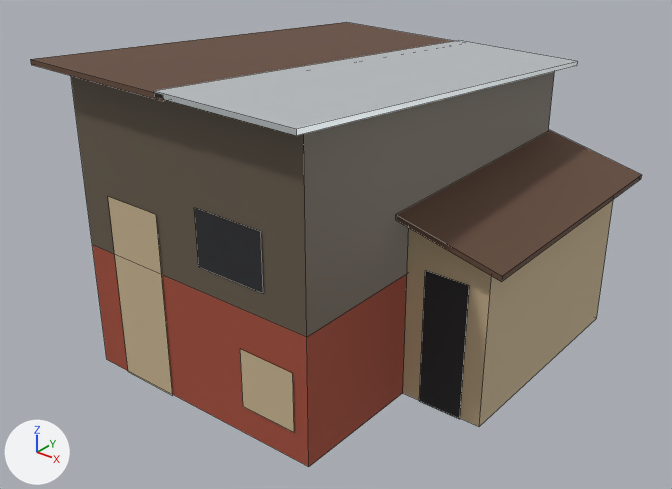
Two versions of the FBX model unity/Assets/Models/Buildings/a2014/0/fill4.fbx, one commit apart.
Rendered twice from a camera (50 mm lens) standing at (5.09, -6.81, 5.21) and looking at (-0.1, -0.32, 1.18). Lighting does not change. The marker at lower left points along +X, +Y and +Z. The picture after the commit comes second. Mesh edges are drawn as thin lines. Where no turn or scale is listed for an object, it has been applied to the vertices.

In view in the first picture: 'a2014/0/fill4'.
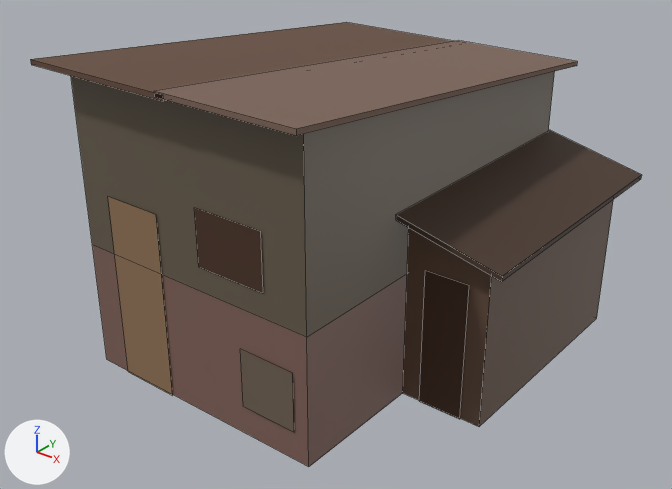
What changed in the scene script:
```text
Add mat_bd_roof_brown:
    mat_bd_roof_brown = principled_material('BD_ROOF_BROWN')
    mat_bd_roof_brown.base_color = (0.07, 0.04, 0.026)  # brown #4b382d
    mat_bd_roof_brown.roughness = 0.7
Add mat_bd_iron_dust:
    mat_bd_iron_dust = principled_material('BD_IRON_DUST')
    mat_bd_iron_dust.base_color = (0.205, 0.13, 0.098)  # brown #7d6558
    mat_bd_iron_dust.roughness = 0.9
Add mat_prop_bark:
    mat_prop_bark = principled_material('PROP_BARK')
    mat_prop_bark.base_color = (0.28, 0.17, 0.09)  # brown #907355
    mat_prop_bark.roughness = 0.9
Add mat_bd_dirt:
    mat_bd_dirt = principled_material('BD_DIRT')
    mat_bd_dirt.base_color = (0.155, 0.115, 0.08)  # brown #6e5f50
    mat_bd_dirt.roughness = 0.9
Add mat_bd_brick_wall:
    mat_bd_brick_wall = principled_material('BD_BRICK_WALL')
    mat_bd_brick_wall.base_color = (0.22, 0.123, 0.0992)  # brown #816259
Add mat_bd_tile_brown:
    mat_bd_tile_brown = principled_material('BD_TILE_BROWN')
    mat_bd_tile_brown.base_color = (0.13, 0.075, 0.048)  # brown #654d3e
    mat_bd_tile_brown.roughness = 0.6
Add mat_bd_charred_timber:
    mat_bd_charred_timber = principled_material('BD_CHARRED_TIMBER')
    mat_bd_charred_timber.base_color = (0.065, 0.028, 0.014)  # brown #482f1f
    mat_bd_charred_timber.roughness = 0.83
Change me_a2014_0_fill4:
    where me_a2014_0_fill4.from_pydata(...)  # 68 vertices, 35 faces; spans x -1.97..1.97, y -2.22..2.23, z 0.0..3.14
    used by ob_a2014_0_fill4; location = (0.0, 0.0, 0.0)
    me_a2014_0_fill4 part 1: all 4 faces that had it switch from mat_bd_red_brick (red #a54e3a) to mat_bd_brick_wall (brown #816259)
    me_a2014_0_fill4 part 2: all 2 faces centred in x -1.79..-1.1, y -1.99..-0.57, z 0.95..1.95 switch from mat_bd_wood_cut (beige #cab592) to mat_prop_bark (brown #907355)
    me_a2014_0_fill4 part 3: the 1 face centred in x 0.47, y -1.99, z 0.6 switches from mat_bd_wood_cut (beige #cab592) to mat_bd_dirt (brown #6e5f50)
    me_a2014_0_fill4 part 4: all 3 faces centred in x 1.35..1.78, y -0.57..1.93, z 0.85..0.9 switch from mat_bd_wood_cut (beige #cab592) to mat_bd_tile_brown (brown #654d3e)
    me_a2014_0_fill4 part 5: all 2 faces that had it switch from mat_bd_charcoal_roof (black #292a2d) to mat_bd_charred_timber (brown #482f1f)
    me_a2014_0_fill4 part 6: all 2 faces centred in x 0.35, y 0.0, z 2.87..2.92 switch from mat_bd_metal_panel (white #dfe5e7) to mat_bd_iron_dust (brown #7d6558)
    me_a2014_0_fill4 part 7: the 1 face centred in x 0.35, y -2.22, z 3.12 switches from mat_bd_metal_panel (white #dfe5e7) to mat_bd_iron_dust (brown #7d6558)
    me_a2014_0_fill4 part 8: the 1 face centred in x 1.08, y 0.0, z 2.89 switches from mat_bd_metal_panel (white #dfe5e7) to mat_bd_iron_dust (brown #7d6558)
    me_a2014_0_fill4 part 9: all 6 faces centred in x 0.91..1.97, y -0.77..2.08, z 1.67..1.93 switch from mat_bd_rust (brown #6f5545) to mat_bd_roof_brown (brown #4b382d)
    add me_a2014_0_fill4.materials.append(mat_bd_dirt)  # brown #6e5f50
```

Changed parts and their boxes (x1, y1, x2, y2) in the pictures (672 x 489 px):
part 1 of me_a2014_0_fill4, recoloured (red to brown)
    both: (92, 245, 407, 467)
part 2 of me_a2014_0_fill4, recoloured (beige to brown)
    both: (108, 197, 173, 396)
part 3 of me_a2014_0_fill4, recoloured (beige to brown)
    both: (240, 349, 294, 432)
part 4 of me_a2014_0_fill4, recoloured (beige to brown)
    both: (403, 200, 613, 427)
part 5 of me_a2014_0_fill4, recoloured
    both: (194, 208, 469, 419)
part 6 of me_a2014_0_fill4, recoloured (white to brown)
    both: (154, 40, 576, 129)
part 7 of me_a2014_0_fill4, recoloured
    both: (154, 91, 296, 135)
part 8 of me_a2014_0_fill4, recoloured
    both: (296, 61, 577, 136)
part 9 of me_a2014_0_fill4, recoloured
    both: (396, 130, 642, 282)
